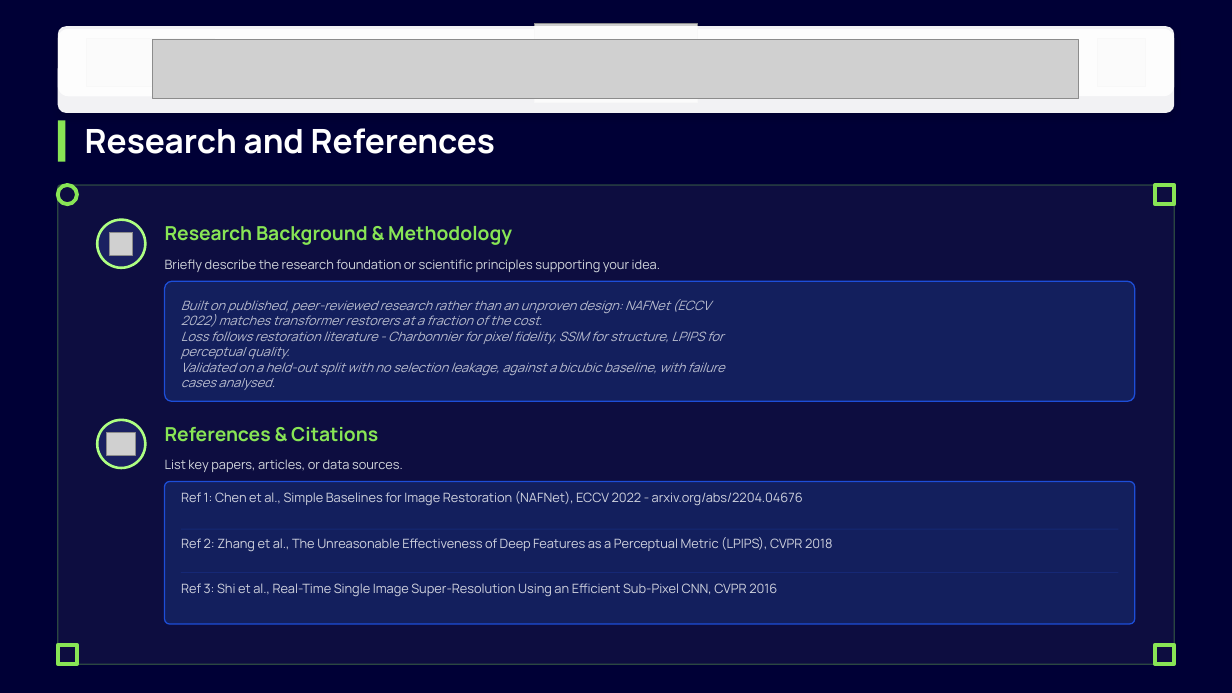
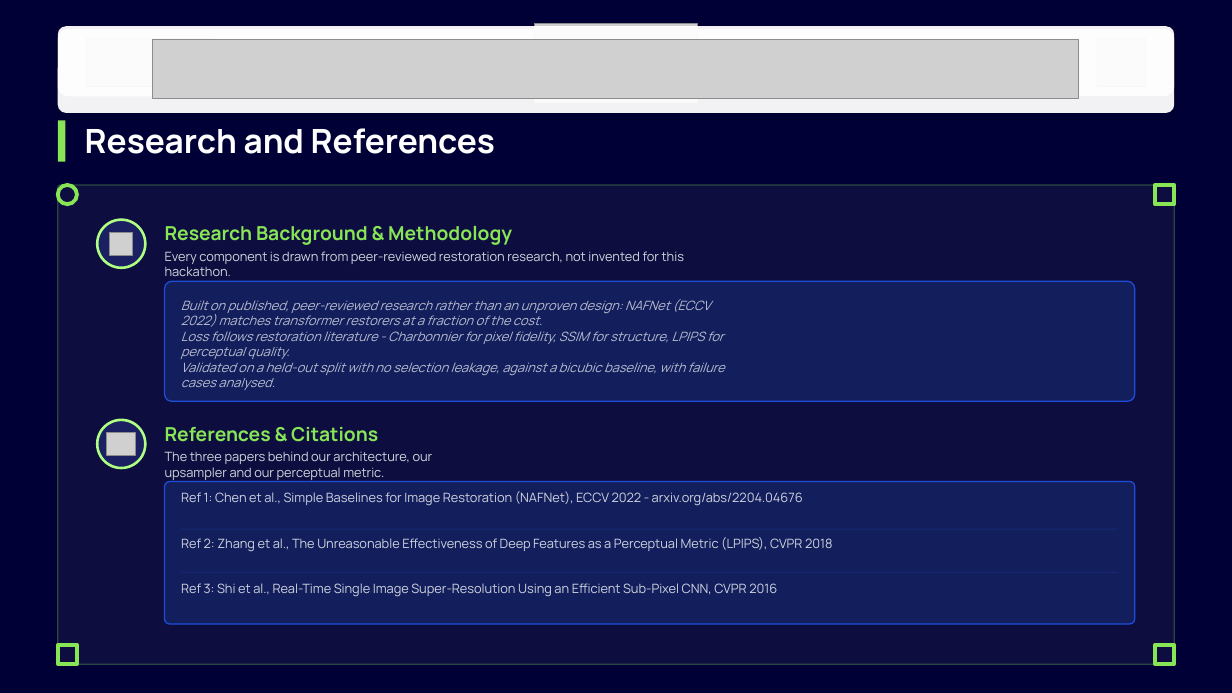
Before and after one commit to prakharbajaj1551/semicon-image-restoration, a slide deck: slide 9 of BYTE BRIGADE_PS01.pptx. Drawn at 1232x693 pixels with LibreOffice and Linux fonts; fonts in the diff are those of the drawing; grey boxes stand for pictures; background and template pictures are left out. Boxes give left, top, right and bottom in pixels: in the first picture for what was removed or moved away, otherwise in the second. Text is boxed around its words. In the diff, an @@ line names an element or a change of style, - is before the commit and + after.

Commit message:
Replace the template's instruction text with actual answers
Every slide shipped with a prompt telling the author what to write -
'Provide a brief summary of your idea', 'Describe your idea in detail' and
so on. Those lines were still in place and are the most prominent text on
each slide, so judges would have read the instructions rather than the
submission. Each is now a one-line answer to the question it asked, and
two slide titles lost their instructional suffix.

Also corrected two claims that survived from earlier drafts: the model is
0.53 M parameters with a 2.3 MB inference checkpoint, not 6.5 MB, and the
residual design strongly constrains hallucination rather than making it
impossible.

```diff
--- a/BYTE BRIGADE_PS01.pptx
+++ b/BYTE BRIGADE_PS01.pptx
@@ text at bbox=[165, 251, 684, 281]: text changed @@
-Briefly describe the research foundation or scientific principles supporting your idea.
+Every component is drawn from peer-reviewed restoration research, not invented for this hackathon.
@@ text at bbox=[165, 451, 433, 480]: text changed @@
-List key papers, articles, or data sources.
+The three papers behind our architecture, our upsampler and our perceptual metric.
```
Also in this commit, not shown: 6 other slides changed, 1 other file.
